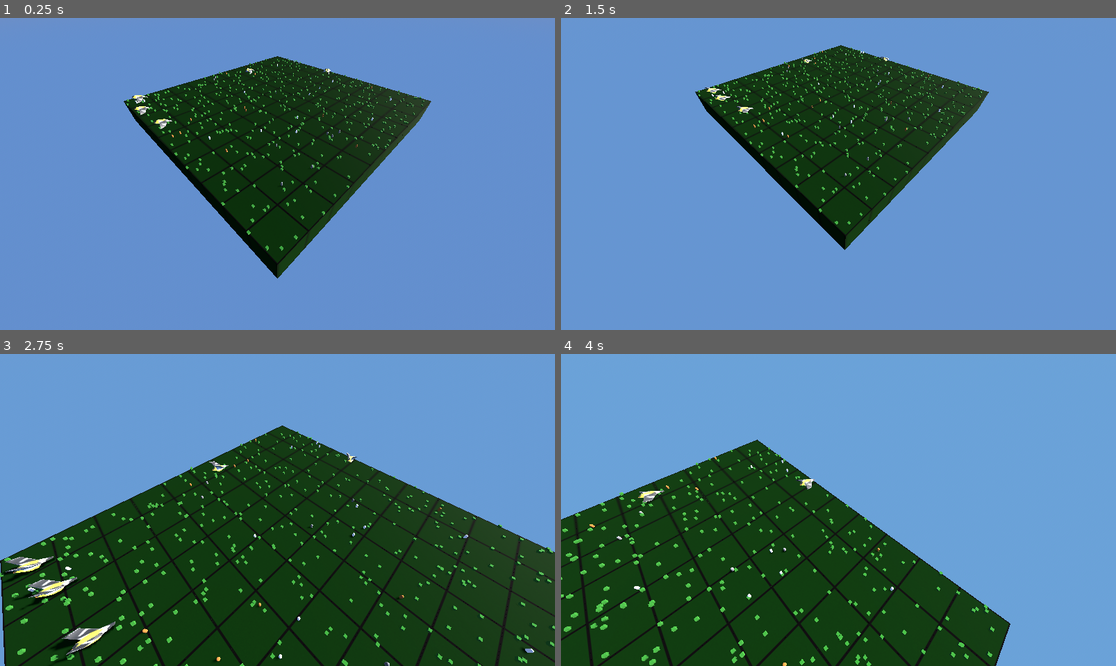
Above: before the commit, frames 1-4 (two rows, left to right).
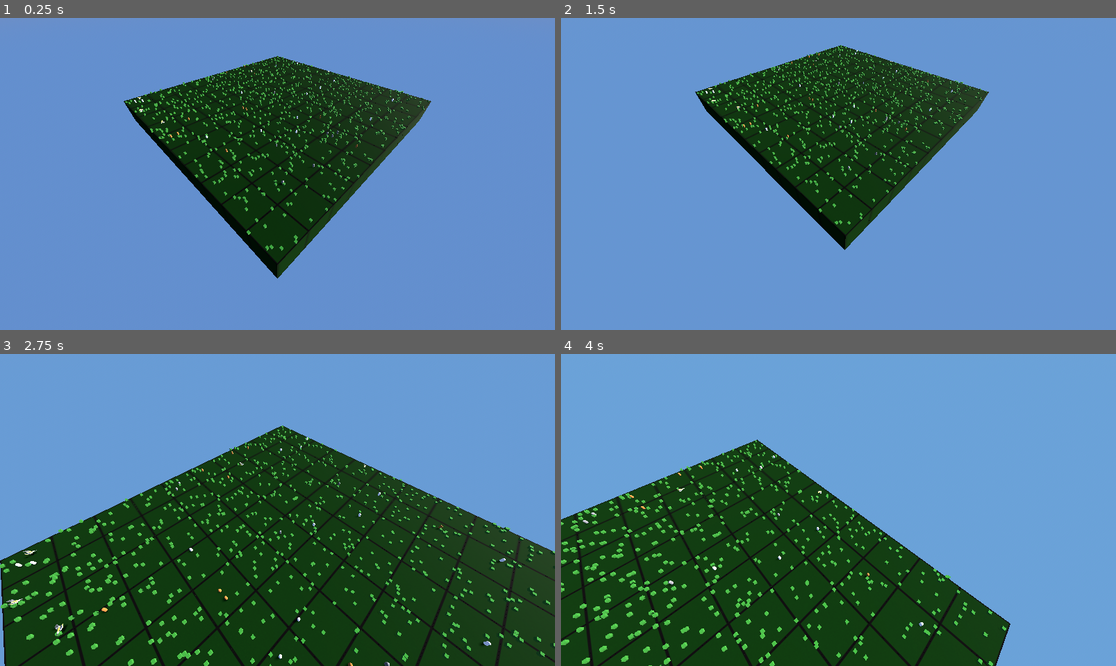
Above: after the commit, the same moments.

Repository: kyleyoung1121/TheParksDepartment
Game: Godot game, scene res://Maps/Ohio/OhioPreserve.tscn
Same seed, same stepped clock (60 frames per second), same inputs: the game is played once before the commit and once after it.
Inputs (mouse positions are in pixels of both pictures, inside the frame that each line leads up to):
- Up to frame 1 (0.25 s): no input
- Up to frame 2 (1.5 s): move the mouse to (866, 174) at 0.52 s; hold Middle mouse button (camera_move) 0.53-1.28 s; move the mouse to (810, 174) at 1.27 s; tap S (camera_move_backward) at 1.35 s
- Up to frame 3 (2.75 s): move the mouse to (288, 503) at 2.02 s; hold W (camera_move_forward) from 2.03 s (still down)
- Up to frame 4 (4 s): move the mouse to (832, 516) at 2.77 s; release W (camera_move_forward) at 2.78 s; tap A (camera_move_left) at 2.85 s; move the mouse to (877, 513) at 3.52 s; hold D (camera_move_right) from 3.53 s (still down)

The runs differ from the first frame. In frame 1, 2.2% of the frame differs, in the area x 22-78%, y 12-75%; in frame 2, 1.9%; in frame 3, 6.2%, in the area x 0-100%, y 22-100%; in frame 4, 4.5%.

Commit message:
Animals now face where they are going

Diff:
--- a/theparkdepartment/Entities/Animals/AmericanGoldfinch/AmericanGoldfinch.tscn
+++ b/theparkdepartment/Entities/Animals/AmericanGoldfinch/AmericanGoldfinch.tscn
@@ -11,6 +11,7 @@
 self_scene_path = "res://Entities/Animals/AmericanGoldfinch/AmericanGoldfinch.tscn"
 
 [node name="exported-goldfinch" parent="." instance=ExtResource("2_6icyy")]
+transform = Transform3D(0.3, 0, 0, 0, 0.3, 0, 0, 0, 0.3, 0, 0, 0)
 
 [node name="Skeleton3D" parent="exported-goldfinch/Armature" index="0"]
 bones/0/rotation = Quaternion(-0.595745, 9.57458e-08, -7.10183e-08, 0.803174)
--- a/theparkdepartment/Entities/Animals/EasternWolf/EasternWolf.tscn
+++ b/theparkdepartment/Entities/Animals/EasternWolf/EasternWolf.tscn
@@ -12,5 +12,5 @@
 species = "EasternWolf"
 self_scene_path = "res://Entities/Animals/EasternWolf/EasternWolf.tscn"
 
-[node name="MeshInstance3D" parent="." index="1"]
+[node name="MeshInstance3D" parent="." index="0"]
 mesh = SubResource("CapsuleMesh_8q1xo")
--- a/theparkdepartment/Entities/Animals/Rabbit/Rabbit.tscn
+++ b/theparkdepartment/Entities/Animals/Rabbit/Rabbit.tscn
@@ -11,5 +11,5 @@
 species = "Rabbit"
 self_scene_path = "res://Entities/Animals/Rabbit/Rabbit.tscn"
 
-[node name="MeshInstance3D" parent="." index="1"]
+[node name="MeshInstance3D" parent="." index="0"]
 mesh = SubResource("CapsuleMesh_cdagf")
--- a/theparkdepartment/Entities/Animals/TemplateAnimal/TemplateAnimal.gd
+++ b/theparkdepartment/Entities/Animals/TemplateAnimal/TemplateAnimal.gd
@@ -23,6 +23,7 @@
 var reproduction_cooldown: int
 var reproduction_timer: int
 var desired_position = Vector3()
+var animation_action: String = "idle"
 
 # TODO: Should we just set the original variable, or separate like this?
 var adjusted_eye_sight: float
@@ -57,32 +58,19 @@
 	adjusted_eating_distance = eating_distance * OhioEcosystemData.grid_scale * 0.25
 
 
-func get_random_portion(value, setting):
-	var rough_forth = int(value/4)
-	if rough_forth == 0:
-		rough_forth = 1
-
-	if setting == "majority":
-		# Return somewhere between 100% and 75% of the original value
-		return value - (randi() % rough_forth)
-	else:
-		# Return somewhere between 0% and 25%
-		return (randi() % rough_forth)
-
-
 func _physics_process(delta):
-	# Add the gravity.
-	#if not is_on_floor():
-		#velocity += get_gravity() * delta
-
-	# TODO: Verify that the following code moves the animal towards its desired location
 	# Determine what direction the animal wants to move in
 	var direction = (desired_position - position).normalized()
+
 	# Move in the x and z directions as needed (y is height, so ignore it for now)
-	if direction:
+	if direction and direction > Vector3(0.1,0.1,0.1):
+		animation_action = "walking"
 		velocity.x = direction.x * speed
 		velocity.z = direction.z * speed
+		# Set y rotation based on movement direction
+		rotation.y = atan2(-direction.x, -direction.z)
 	else:
+		animation_action = "idle"
 		velocity.x = move_toward(velocity.x, 0, speed)
 		velocity.z = move_toward(velocity.z, 0, speed)
 
@@ -102,6 +90,19 @@
 # Figure out if the animal will move now
 func decide_to_move():
 	return randf() < movement_chance
+
+
+func get_random_portion(value, setting):
+	var rough_forth = int(value/4)
+	if rough_forth == 0:
+		rough_forth = 1
+
+	if setting == "majority":
+		# Return somewhere between 100% and 75% of the original value
+		return value - (randi() % rough_forth)
+	else:
+		# Return somewhere between 0% and 25%
+		return (randi() % rough_forth)
 
 
 func eat():
@@ -120,6 +121,7 @@
 				if position.distance_to(food_consideration.position) <= adjusted_eating_distance:
 					hunger = min(hunger + OhioEcosystemData.plants_species_data[food_consideration.species]["nutrition"], max_hunger)
 					food_consideration.consumed()
+					animation_action = "eating"
 					#print(animal_name, " ate ", food_consideration.plant_name)
 					return true
 
@@ -133,6 +135,7 @@
 				if position.distance_to(food_consideration.position) <= adjusted_eating_distance:
 					hunger = min(hunger + OhioEcosystemData.animals_species_data[food_consideration.species]["nutrition"], max_hunger)
 					food_consideration.consumed()
+					animation_action = "eating"
 					#print(animal_name, " ate ", food_consideration.animal_name)
 					return true
 
@@ -162,7 +165,6 @@
 	# Check that this species hasn't hit its limit
 	var population_limit = OhioEcosystemData.animals_species_data[species]["population_limit"]
 	if OhioEcosystemData.animals_species_data[species]["count"] >= population_limit:
-		print("flag 1")
 		return
 
 	# Create a new instance of the current scene
--- a/theparkdepartment/Entities/Plants/TemplatePlant/TemplatePlant.gd
+++ b/theparkdepartment/Entities/Plants/TemplatePlant/TemplatePlant.gd
@@ -64,7 +64,6 @@
 	# Check that this species hasn't hit its limit
 	var population_limit = OhioEcosystemData.plants_species_data[species]["population_limit"]
 	if OhioEcosystemData.plants_species_data[species]["count"] >= population_limit:
-		print("flag 2")
 		return
 
 	# Create a new instance of the current scene
--- a/theparkdepartment/Maps/Ohio/OhioEcosystemSimulationHandler.gd
+++ b/theparkdepartment/Maps/Ohio/OhioEcosystemSimulationHandler.gd
@@ -5,7 +5,7 @@
 var deer_scene = load("res://Entities/Animals/Deer/Deer.tscn")
 var rabbit_scene = load("res://Entities/Animals/Rabbit/Rabbit.tscn")
 var wolf_scene = load("res://Entities/Animals/EasternWolf/EasternWolf.tscn")
-var americanGoldfinch_scene = load("res://Entities/Animals/AmericanGoldfinch/AmericanGoldfinch.tscn")
+var american_goldfinch_scene = load("res://Entities/Animals/AmericanGoldfinch/AmericanGoldfinch.tscn")
 
 
 func _input(event):
@@ -20,7 +20,7 @@
 	# Add 1 plant in every spot in our grid
 	for i in range(OhioEcosystemData.grid_size):
 		for j in range(OhioEcosystemData.grid_size):
-			var plant_quantity = randi_range(3,7)
+			var plant_quantity = randi_range(6,13)
 			for k in range(plant_quantity):
 				# Create a new instance of our grass scene.
 				var new_plant = grass_scene.instantiate()
@@ -56,10 +56,10 @@
 
 	# add 5 american goldfinch
 	for i in range(5):
-		var new_americanGoldfinch = americanGoldfinch_scene.instantiate()
-		new_americanGoldfinch.set_grid_position(Vector2(randi() % OhioEcosystemData.grid_size, randi() % OhioEcosystemData.grid_size))
-		new_americanGoldfinch.animal_name = "americanGoldfinch_" + str(OhioEcosystemData.animals_species_data["AmericanGoldfinch"]["count"])
-		add_child(new_americanGoldfinch)
+		var new_american_goldfinch = american_goldfinch_scene.instantiate()
+		new_american_goldfinch.set_grid_position(Vector2(randi() % OhioEcosystemData.grid_size, randi() % OhioEcosystemData.grid_size))
+		new_american_goldfinch.animal_name = "americanGoldfinch_" + str(OhioEcosystemData.animals_species_data["AmericanGoldfinch"]["count"])
+		add_child(new_american_goldfinch)
 		OhioEcosystemData.animals_species_data["AmericanGoldfinch"]["count"] += 1
 
 
Not shown: 1 places in theparkdepartment/Entities/Animals/AmericanGoldfinch/AmericanGoldfinch.tscn that only renumber resources
